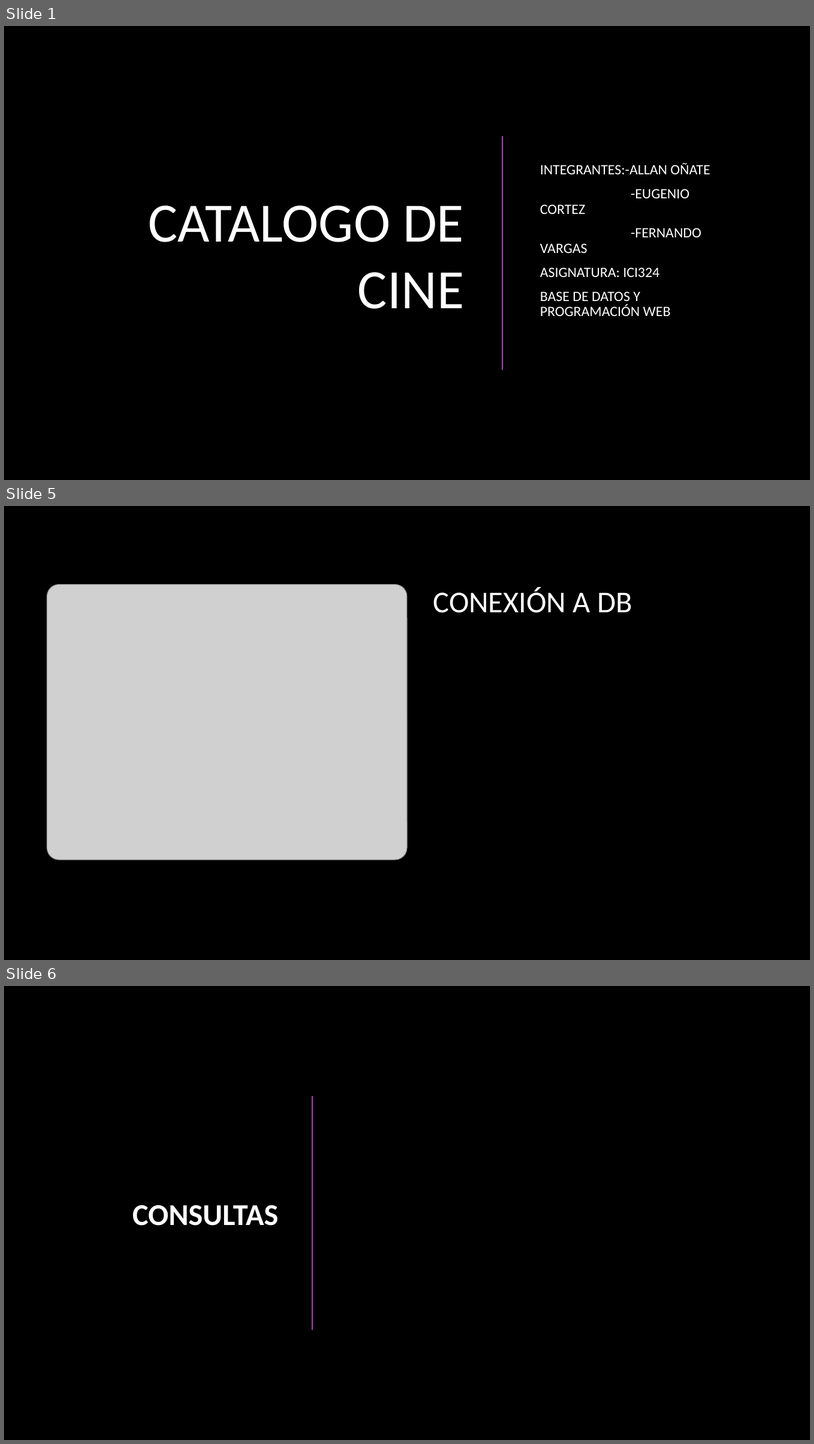
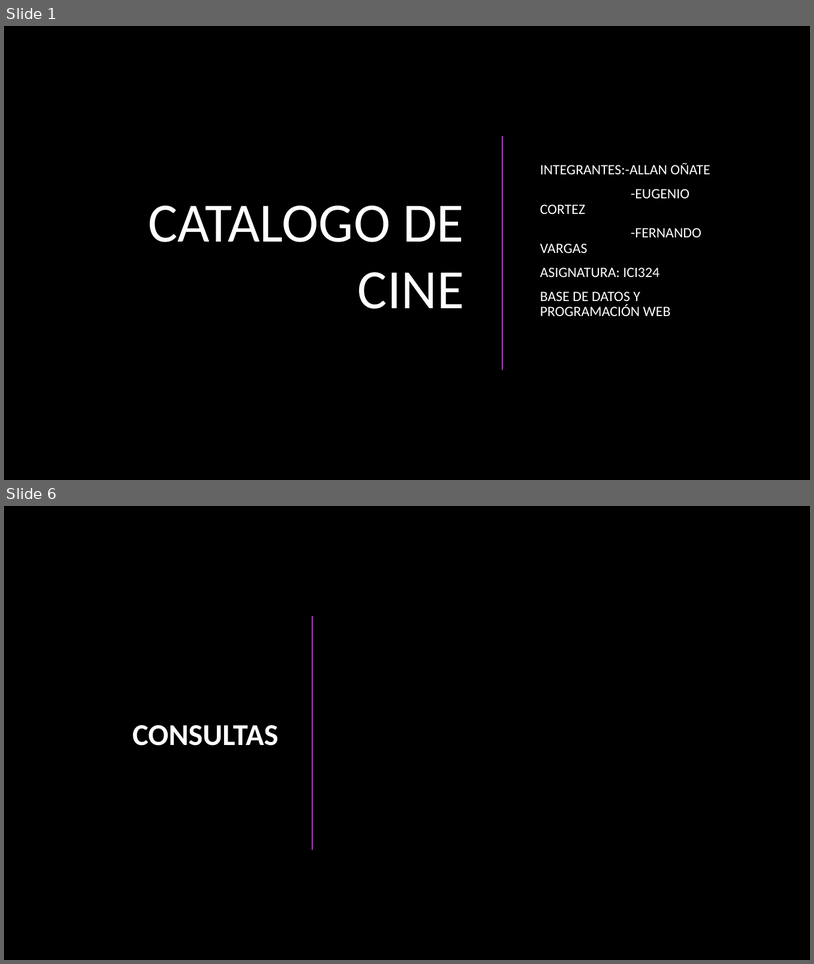
Before and after one commit to fervargasuv/Catalogo_video, a slide deck: Catalogo_cine.pptx. Shown one above the other, each under a label of ours: slides 1, 5 and 6 before the commit, slides 1 and 6 after it; the slides between them are not shown. The pictures are 814x1444 and 814x964 pixels, drawn with LibreOffice and Linux fonts; fonts in the diff are those of the drawing; grey boxes stand for pictures; background and template pictures are left out. Boxes give left, top, right and bottom in pixels: in the first picture for what was removed or moved away, otherwise in the second. Text is boxed around its words. In the diff, an @@ line names an element or a change of style, - is before the commit and + after.

```diff
--- a/Catalogo_cine.pptx
+++ b/Catalogo_cine.pptx
@@ slide 5 removed at (x1=4, y1=506, x2=810, y2=960), background picture (left out) @@
@@ picture removed at (x1=47, y1=585, x2=408, y2=860) @@
@@ title removed at (x1=434, y1=588, x2=632, y2=613) @@
-CONEXIÓN A DB
```
Also in this commit, not shown: 2 slides changed, 3 slides added, 2 other slides removed, 5 other files.
